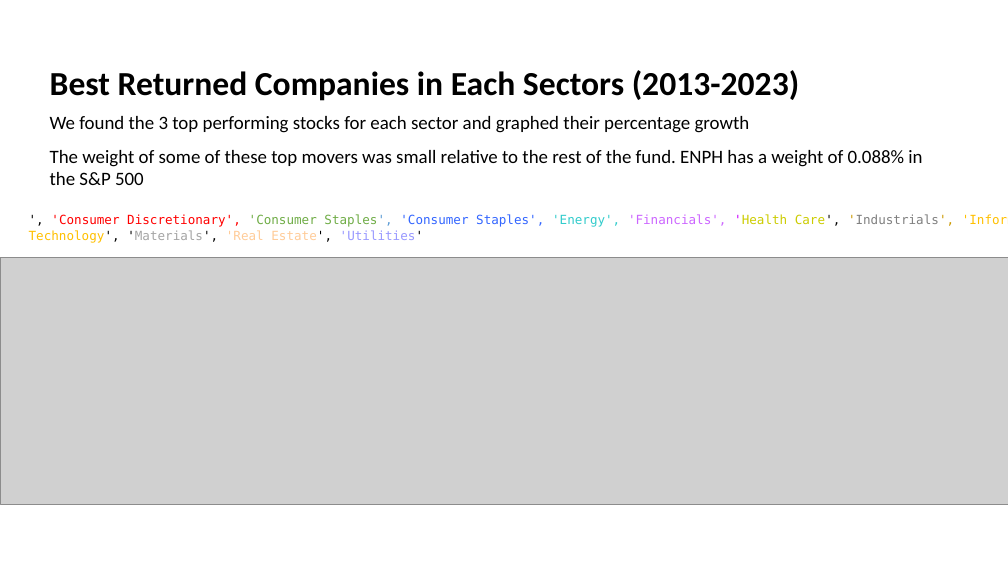
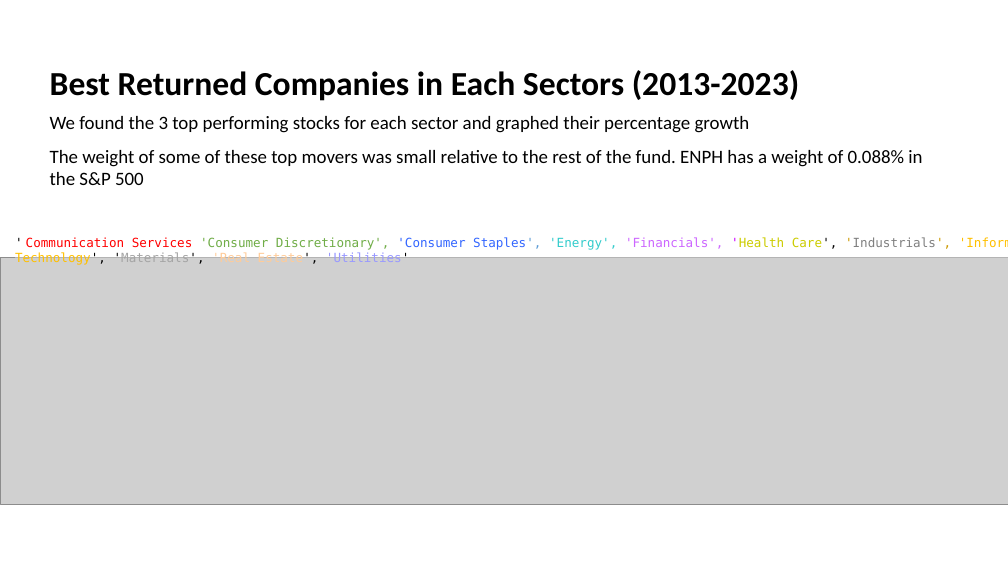
Before and after one commit to kennysiegler/first-project, a slide deck: slide 10 of Presentation3.pptx. Drawn at 1008x567 pixels with LibreOffice and Linux fonts; fonts in the diff are those of the drawing; grey boxes stand for pictures. Boxes give left, top, right and bottom in pixels: in the first picture for what was removed or moved away, otherwise in the second. Text is boxed around its words. In the diff, an @@ line names an element or a change of style, - is before the commit and + after.

```diff
--- a/Presentation3.pptx
+++ b/Presentation3.pptx
@@ text in rectangle at <box>15,237,951,265</box>: text changed; text colour #FF0000 to #70AD47 @@
-', 'Consumer Discretionary', 'Consumer Staples', 'Consumer Staples', 'Energy', 'Financials', 'Health Care', 'Industrials', 'Information Technology', 'Materials', 'Real Estate', 'Utilities'
+' Communication Services 'Consumer Discretionary', 'Consumer Staples', 'Energy', 'Financials', 'Health Care', 'Industrials', 'Information Technology', 'Materials', 'Real Estate', 'Utilities'
@@ rectangle "' Communication Services 'Consumer Discretionary', ...": place and size @@
-rectangle "' Communication Services 'Consumer Discretionary', ..." at <box>29,214,954,243</box>
+rectangle "' Communication Services 'Consumer Discretionary', ..." at <box>15,242,1008,257</box>
```
Also in this commit, not shown: 5 other slides changed, 1 slide added.
